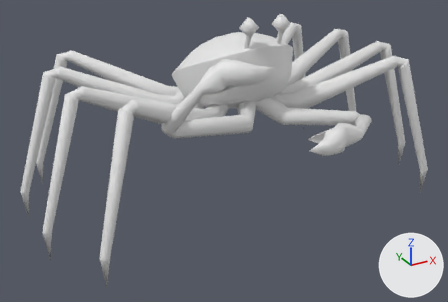
Two versions of the Blender file Assets/Local/Bastien/Meshes/Sources/SN_Clawster.blend, one commit apart.
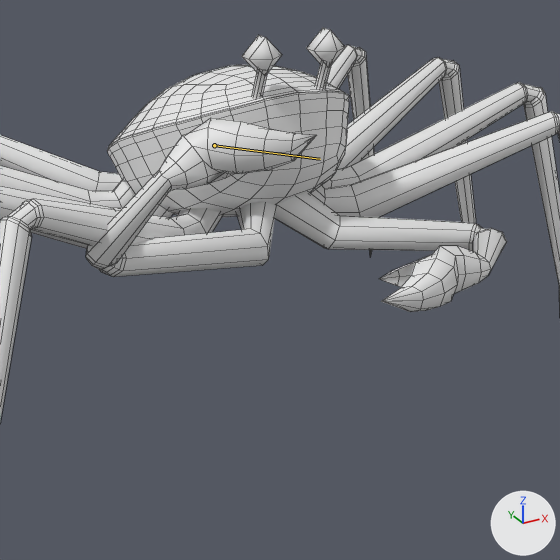
Old and new are each drawn whole from a 50 mm lens placed at (-1.275, -2.229, 1.335), pointed at (-0.095, -0.084, 0.263) and again close up on the part from 26% to 89% of the width and 0% to 93% of the height. Every picture has the same lights, and +X, +Y and +Z are marked at lower right. Both versions are drawn at frame 49 of the action 'Idle_Swing'; the numbers are the values there. The bones that change are drawn over the model as lines in the close-ups. The close-ups show mesh edges as thin lines.

In view in the first close-up: 'Body_Main', 'Eye_R', 'Hand_L', 'Hand_R', 'LegA_L', 'LegA_R', 'LegB_L', 'LegB_R', 'LegC_L', 'LegC_R', 'LegD_L', 'LegD_R'.
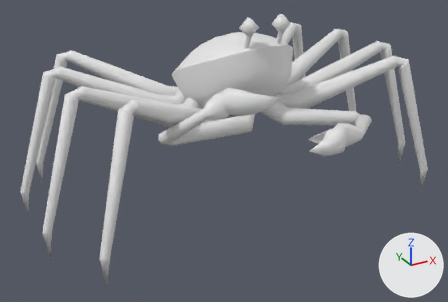
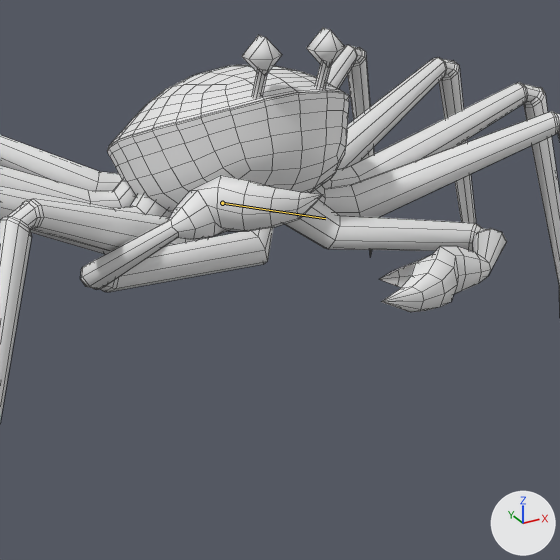
The change, as a diff of the scene's bpy script:
```diff
--- a/Assets/Local/Bastien/Meshes/Sources/SN_Clawster.blend.py
+++ b/Assets/Local/Bastien/Meshes/Sources/SN_Clawster.blend.py
@@ bone_hand_ik_r @@
 bone_hand_ik_r = bpy.data.objects['Rig'].pose.bones['Hand_IK_R']
-bone_hand_ik_r.location = (-0.206, -0.347, 0.328)
+bone_hand_ik_r.location = (-0.243, -0.34, 0.219)
```

Where the change shows, as pixel boxes (x1, y1, x2, y2) in the close-ups (560 x 560 px):
'Hand_R', posed (26% shorter)
    before: (86, 118, 317, 277)
    after: (80, 175, 323, 292)
'Hand_L', posed
    before: (275, 192, 507, 312)
    after: (285, 192, 507, 312)
bone 'Hand_IK_R', root to tip
    before: (214, 145) to (320, 159)
    after: (222, 203) to (325, 218)
